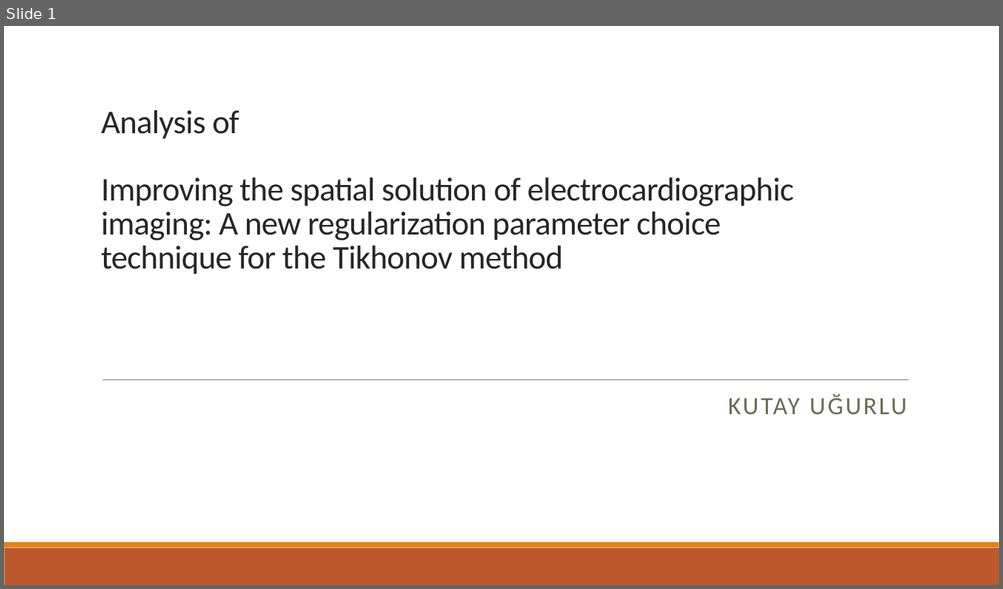
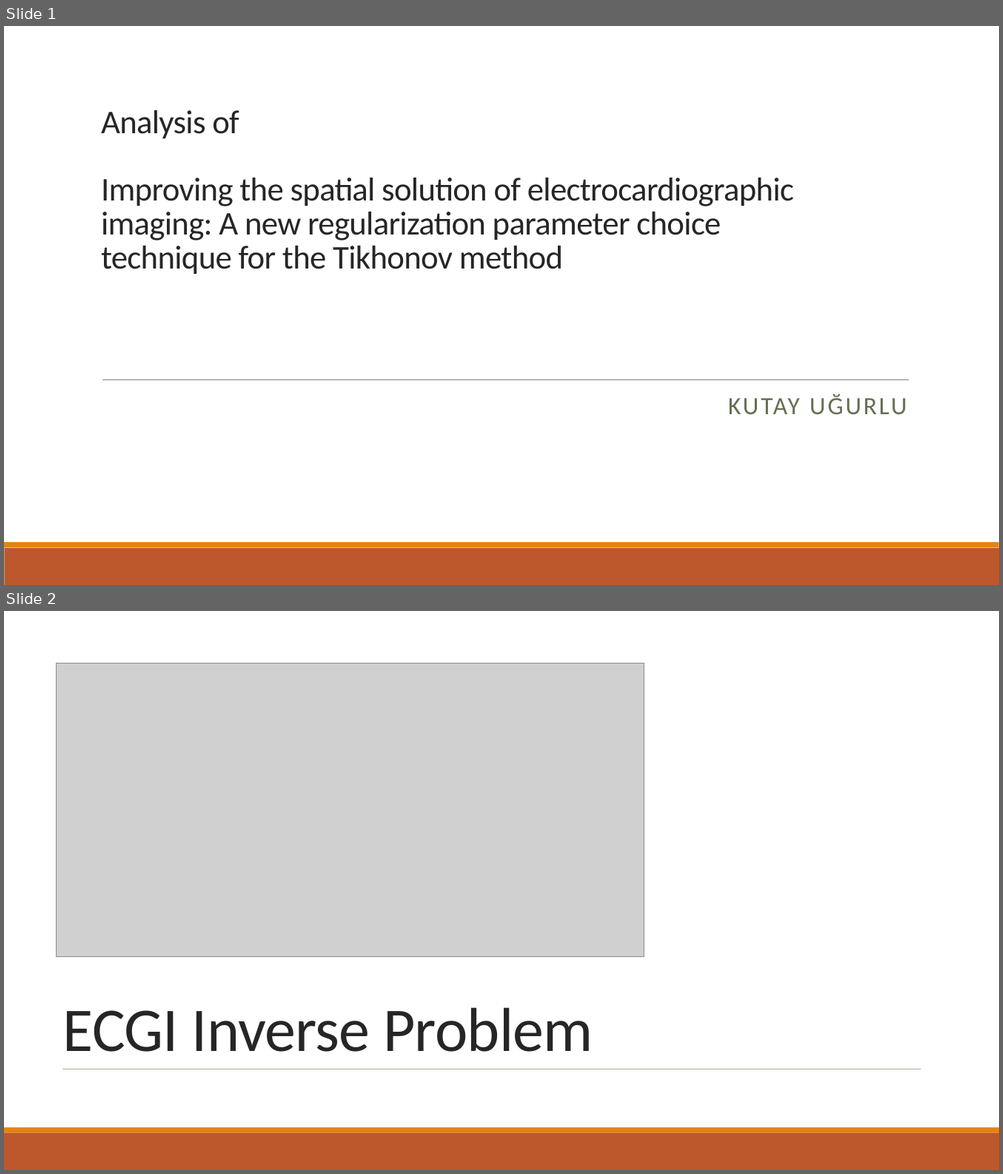
Before and after one commit to kutay-ugurlu/Tikhonov-Regularization-Parameter-Selection-ECGI, a slide deck: Presentation.pptx. Shown one above the other, each under a label of ours: slide 1 before the commit, slides 1 and 2 after it. The pictures are 1003x589 and 1003x1174 pixels, drawn with LibreOffice and Linux fonts; fonts in the diff are those of the drawing; grey boxes stand for pictures. Boxes give left, top, right and bottom in pixels: in the first picture for what was removed or moved away, otherwise in the second. Text is boxed around its words. In the diff, an @@ line names an element or a change of style, - is before the commit and + after.

```diff
--- a/Presentation.pptx
+++ b/Presentation.pptx
@@ slide 2 added at [4,611,999,1170], background #FFFFFF @@
@@ rectangle added at [4,611,999,1128], fill #FFFFFF @@
@@ picture added at [56,664,643,957] @@
@@ title added at [63,1008,593,1052], 60 pt, text #262626 @@
+ECGI Inverse Problem
@@ line added from (63, 1069) to (921, 1069), #637052 0.5 pt @@
@@ rectangle added at [4,1128,999,1133], fill #E48312 @@
@@ rectangle added at [4,1133,999,1170], fill #BD582C @@
```
Also in this commit, not shown: 6 other slides added, 1 slide removed, 1 other file.
